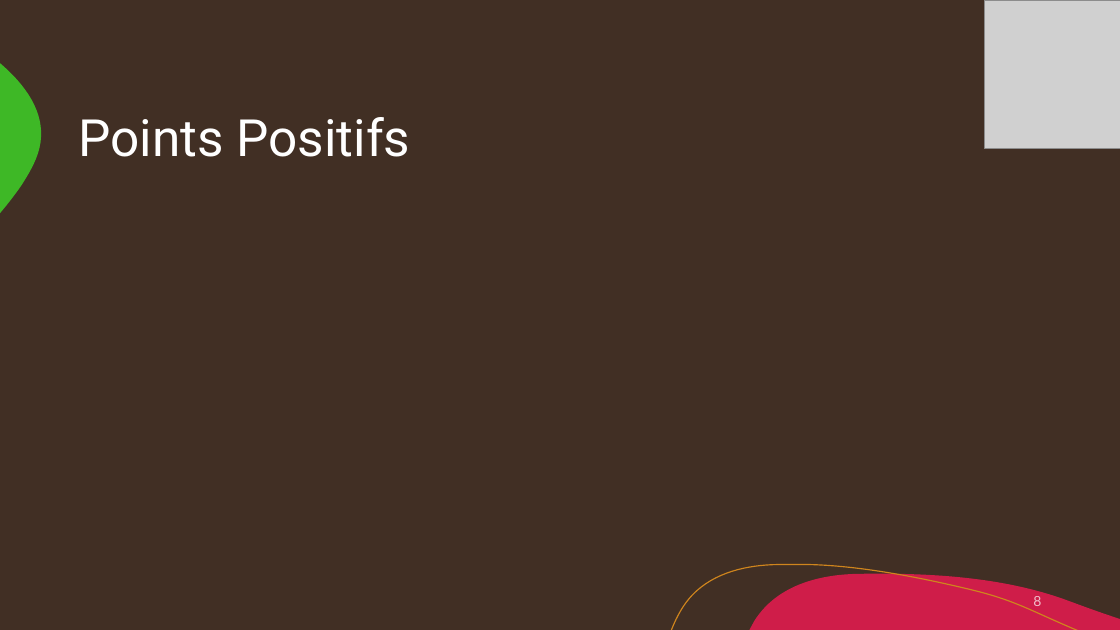
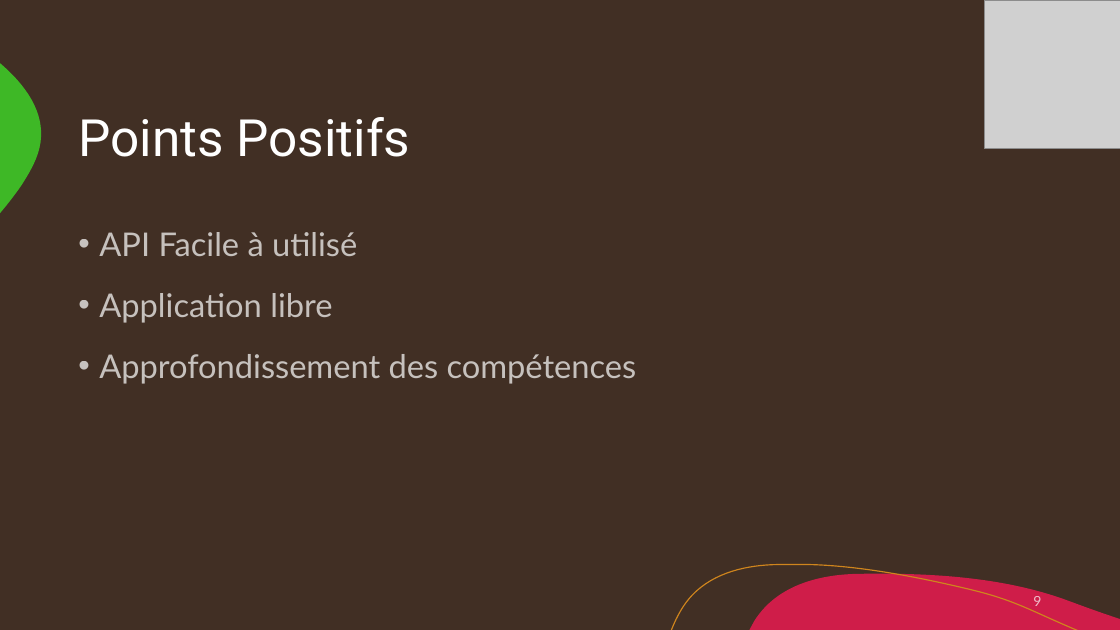
Before and after one commit to JojoProjet/BuldOry, a slide deck: slide 9 of files/power.pptx (slide 8 before the commit). Drawn at 1120x630 pixels with LibreOffice and Linux fonts; fonts in the diff are those of the drawing; grey boxes stand for pictures. Boxes give left, top, right and bottom in pixels: in the first picture for what was removed or moved away, otherwise in the second. Text is boxed around its words. In the diff, an @@ line names an element or a change of style, - is before the commit and + after.

```diff
--- a/files/power.pptx
+++ b/files/power.pptx
@@ text added at (x1=99, y1=232, x2=637, y2=384), 28 pt, text #FFFFFF at 70% opacity @@
+• API Facile à utilisé
+• Application libre
+• Approfondissement des compétences
@@ page number at (x1=1033, y1=596, x2=1041, y2=606): text changed @@
-8
+9
```
Also in this commit, not shown: 3 other slides changed, 2 slides added, 1 slide removed, 47 other files.
